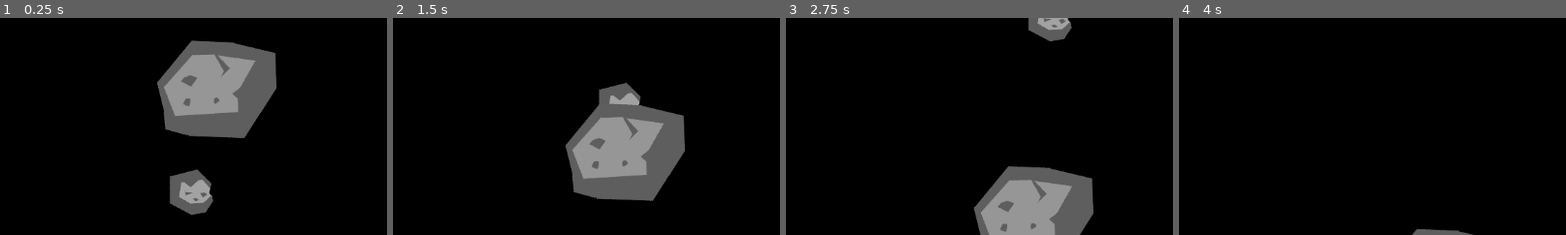
Above: before the commit, frames 1-4 (left to right).
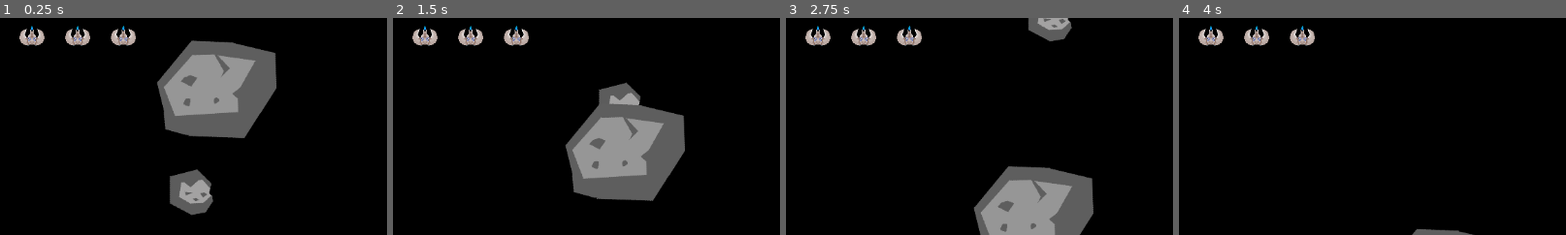
Above: after the commit, the same moments.

Repository: oskar-krolner/ddu-asteroids-teknikuge
Game: Godot game, scene res://game.tscn
The game is run twice, just before and just after one commit, with the same random seed, the same clock (stepped at 60 frames per second) and the same inputs.
Inputs:
- Up to frame 1 (0.25 s): no input
- Up to frame 2 (1.5 s): tap Space (Skyd) at 0.6 s; tap W (Fremad) at 1.35 s
- Up to frame 3 (2.75 s): tap Space (Skyd) at 1.55, 2.3 s; hold D (Roter_Højre) from 2.03 s (still down)
- Up to frame 4 (4 s): release D (Roter_Højre) at 2.78 s; tap A (Roter_Venstre) at 2.85 s; tap Space (Skyd) at 3.05, 3.6 s
The pictures show only the part of the screen within x 0-50%, y 16-66%; the shares and areas given below are measured in that part.

The runs differ from the first frame. In frame 1, 1.1% of the frame differs, in the area x 5-36%, y 3-13%; in frame 2, 1.1%; in frame 3, 1.1%; in frame 4, 1.1%.

Commit message:
Add files via upload

Diff:
--- a/asteroid.gd
+++ b/asteroid.gd
@@ -66,3 +66,9 @@
 func explode():
 	emit_signal("exploded", global_position, size, points)
 	queue_free()
+
+
+func _on_body_entered(body: Node2D) -> void:
+	if body is Player:
+		var Player =body
+		Player.die()
--- a/asteroid.tscn
+++ b/asteroid.tscn
@@ -8,6 +8,7 @@
 collision_layer = 4
 collision_mask = 11
 script = ExtResource("1_dl81w")
+size = null
 
 [node name="Sprite2D" type="Sprite2D" parent="."]
 position = Vector2(0, 1.90735e-06)
@@ -16,3 +17,5 @@
 
 [node name="CollisionShape2D" type="CollisionShape2D" parent="."]
 shape = ExtResource("3_8gfwb")
+
+[connection signal="body_entered" from="." to="." method="_on_body_entered"]
--- a/bevægelse script/spiller.gd
+++ b/bevægelse script/spiller.gd
@@ -1,4 +1,4 @@
-extends CharacterBody2D
+class_name Player extends CharacterBody2D
 
 @export var acceleration := 10
 @export var max_speed := 300
@@ -31,9 +31,11 @@
 
 
 signal skud_pewed(skud)
+signal died
+var alive = true
+@onready var skyder = $Skyder
+@onready var sprite = $Sprite2D
 
-
-@onready var skyder = $Skyder
 
 var skud_scene = preload("res://skud.tscn")
 
@@ -49,3 +51,18 @@
 	l.global_position = skyder.global_position
 	l.rotation = rotation
 	emit_signal("skud_pewed", l)
+
+func die():
+	if alive == true:
+		alive = false
+		emit_signal("died")
+		sprite.visible = false
+		process_mode = Node.PROCESS_MODE_DISABLED
+
+func respawn(pos):
+	if alive ==false:
+		alive = true
+		global_position = pos
+		velocity = Vector2.ZERO
+		sprite.visible = true
+		process_mode = Node.PROCESS_MODE_INHERIT
--- a/game.tscn
+++ b/game.tscn
@@ -1,8 +1,11 @@
-[gd_scene load_steps=4 format=3 uid="uid://bq8siiljtpb74"]
+[gd_scene load_steps=7 format=3 uid="uid://bq8siiljtpb74"]
 
 [ext_resource type="PackedScene" uid="uid://cd0a7d7gqvooe" path="res://asteroid.tscn" id="1_80nbo"]
-[ext_resource type="PackedScene" uid="uid://besso6qmv304p" path="res://hud.tscn" id="2_feb5d"]
+[ext_resource type="PackedScene" uid="uid://bl6yeqfvoh54o" path="res://hud.tscn" id="2_feb5d"]
+[ext_resource type="AudioStream" uid="uid://ifb60ojt2gkx" path="res://laser1.wav" id="3_fc0e3"]
 [ext_resource type="PackedScene" uid="uid://708k8ot8vaak" path="res://move.tscn" id="3_feb5d"]
+[ext_resource type="AudioStream" uid="uid://cmjbi3xgprgpu" path="res://explosion08.wav" id="4_ryrav"]
+[ext_resource type="AudioStream" uid="uid://b2u2w7elxht40" path="res://Sci-Fi Close.wav" id="6_eow3j"]
 
 [node name="game" type="Node2D"]
 
@@ -32,3 +35,16 @@
 
 [node name="asteroid6" parent="move/asteroids" instance=ExtResource("1_80nbo")]
 position = Vector2(703, 127)
+
+[node name="eksplosion_lyd" type="AudioStreamPlayer" parent="move"]
+stream = ExtResource("4_ryrav")
+
+[node name="laserpewpewnoise" type="AudioStreamPlayer" parent="move"]
+stream = ExtResource("3_fc0e3")
+
+[node name="playerspawnpos" type="Node2D" parent="move"]
+position = Vector2(640, 360)
+
+[node name="Sci-fiClose" type="AudioStreamPlayer" parent="."]
+stream = ExtResource("6_eow3j")
+autoplay = true
--- a/hud.gd
+++ b/hud.gd
@@ -3,3 +3,14 @@
 @onready var score = $Scorecount:
 	set(value):
 		score.text = "SCORE:" + str(value)
+
+var uilife_scene = preload("res://ui_life.tscn")
+
+@onready var lives = $Lives
+
+func init_lives(amount):
+	for ul in lives.get_children():
+		ul.queue_free()
+	for i in amount:
+		var ul = uilife_scene.instantiate()
+		lives.add_child(ul)
--- a/hud.tscn
+++ b/hud.tscn
@@ -22,3 +22,10 @@
 text = "Score:100000000"
 label_settings = SubResource("LabelSettings_e2o6t")
 uppercase = true
+
+[node name="Lives" type="HBoxContainer" parent="."]
+layout_mode = 0
+offset_left = 16.0
+offset_top = 99.0
+offset_right = 56.0
+offset_bottom = 139.0
--- a/move.gd
+++ b/move.gd
@@ -4,6 +4,7 @@
 @onready var rumskib = $Spiller
 @onready var asteroids = $asteroids
 @onready var hud = $UI/HUD
+@onready var player_spawn_pos = $playerspawnpos
 
 var asteroid_scene = preload("res://asteroid.tscn")
 
@@ -12,20 +13,27 @@
 		score = value
 		hud.score = score
 
+var lives = 3:
+	set(value):
+		lives = value
+		hud.init_lives(lives)
 
 func _ready():
 	score = 0
+	lives = 3
 	rumskib.connect("skud_pewed", _on_rumskib_skud_pew)
-
+	rumskib.connect("died", _on_player_died)
 	for asteroid in asteroids.get_children():
 		asteroid.connect("exploded", _on_asteroid_exploded)
 
 func _on_rumskib_skud_pew(skud):
 	angreb.add_child(skud)
+	$laserpewpewnoise.play()
 
 
 
 func _on_asteroid_exploded(pos, size, points):
+	$eksplosion_lyd.play()
 	score += points
 	for i in range(2):
 		match size:
@@ -38,6 +46,7 @@
 			asteroid.asteroidsize.tiny:
 				pass
 
+@onready var Player =$Spiller
 
 
 
@@ -50,3 +59,11 @@
 	a.size = size
 	a.connect("exploded", _on_asteroid_exploded)
 	asteroids.call_deferred("add_child", a)
+
+func _on_player_died():
+	lives -= 1
+	if lives <=0:
+		get_tree().reload_current_scene()
+	else:
+		await get_tree().create_timer(1).timeout
+		Player.respawn(player_spawn_pos.global_position)
--- a/project.godot
+++ b/project.godot
@@ -12,7 +12,7 @@
 
 config/name="Astroid"
 run/main_scene="uid://bq8siiljtpb74"
-config/features=PackedStringArray("4.4", "Forward Plus")
+config/features=PackedStringArray("4.5", "Forward Plus")
 config/icon="res://icon.svg"
 
 [input]
--- /dev/null
+++ b/ui_life.tscn
@@ -0,0 +1,10 @@
+[gd_scene load_steps=2 format=3 uid="uid://donhmrqswi88e"]
+
+[ext_resource type="Texture2D" uid="uid://4b03gt36h0fr" path="res://Spillerskib.png" id="1_eo68o"]
+
+[node name="UILife" type="TextureRect"]
+offset_left = 17.0
+offset_top = 94.0
+offset_right = 81.0
+offset_bottom = 158.0
+texture = ExtResource("1_eo68o")
Not shown: 1 places in hud.tscn that only renumber resources
Not shown: 1 places in rumskib.tscn that only renumber resources
Not shown, added: move.tscn1400137333.tmp
Not shown, added: move.tscn2066573371.tmp
Not shown, added: move.tscn2071876162.tmp
